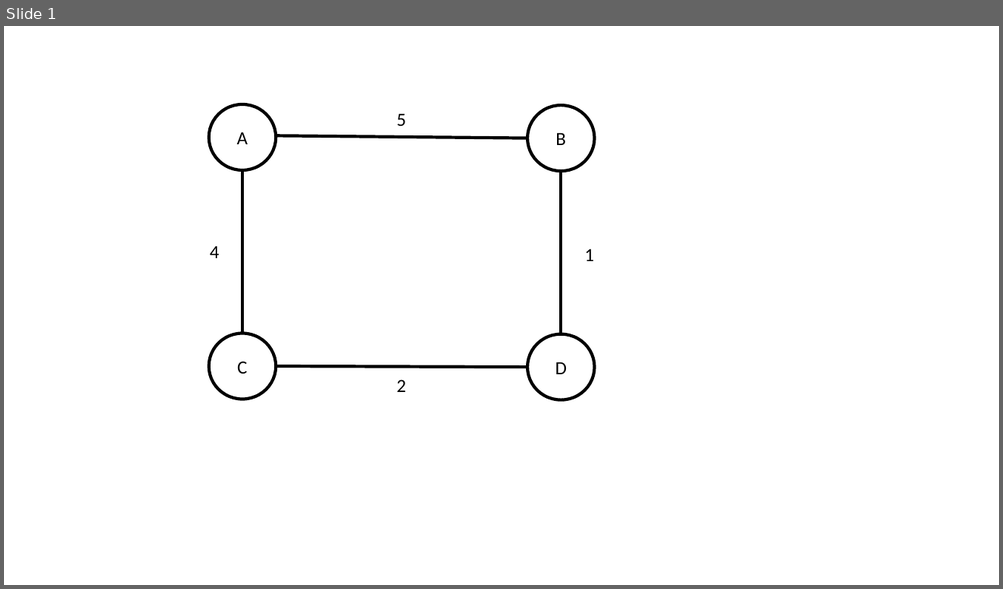
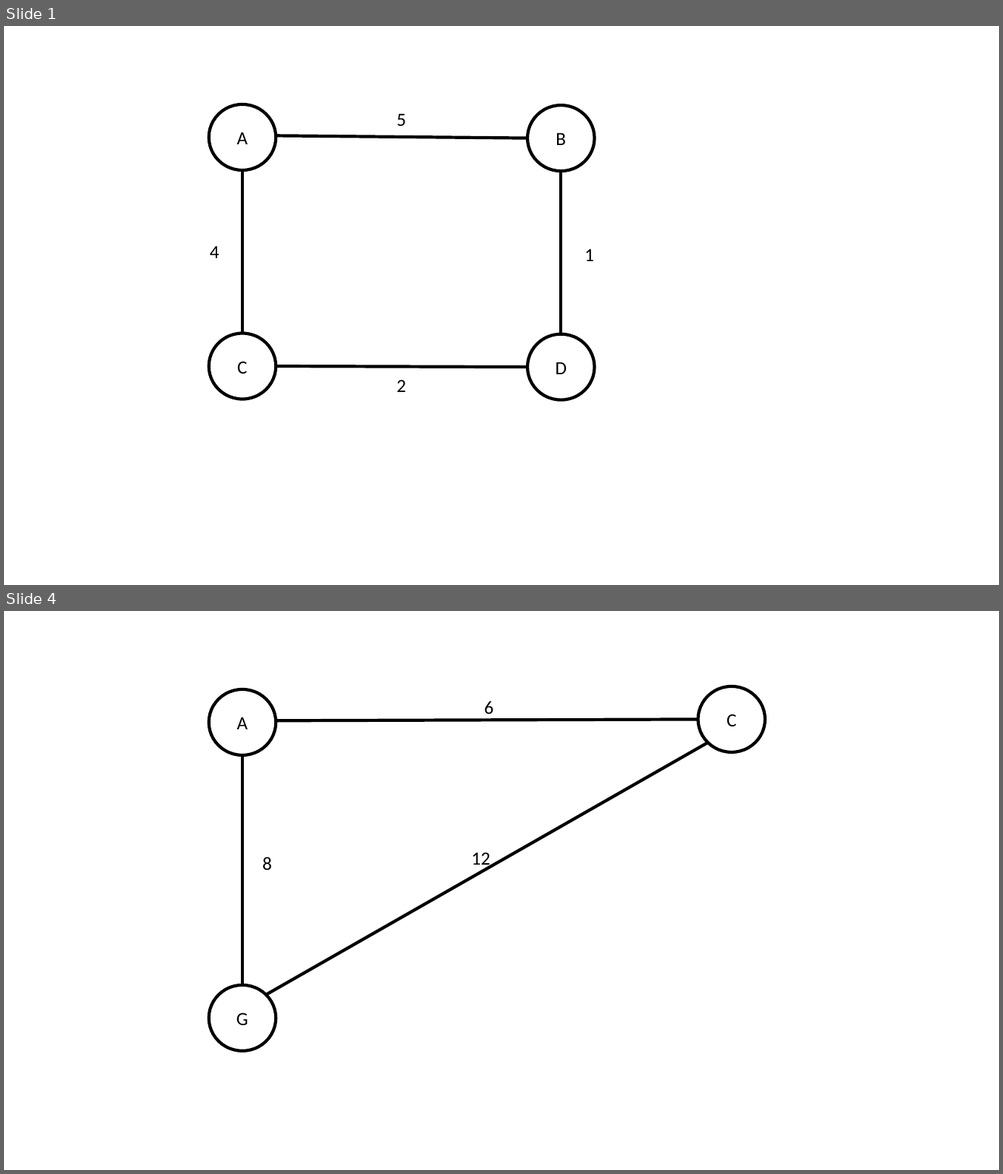
Before and after one commit to acarteas/Teaching-Algorithms, a slide deck: homework/pa3/maps.pptx. Shown one above the other, each under a label of ours: slide 1 before the commit, slides 1 and 4 after it; the slides between them are not shown. The pictures are 1003x589 and 1003x1174 pixels, drawn with LibreOffice and Linux fonts; fonts in the diff are those of the drawing. Boxes give left, top, right and bottom in pixels: in the first picture for what was removed or moved away, otherwise in the second. Text is boxed around its words. In the diff, an @@ line names an element or a change of style, - is before the commit and + after.

```diff
--- a/homework/pa3/maps.pptx
+++ b/homework/pa3/maps.pptx
@@ slide 4 added at [4, 611, 999, 1170], background #FFFFFF @@
@@ ellipse added at [208, 689, 276, 755], outline #000000 3 pt, 18 pt, text #000000 @@
+A
@@ ellipse added at [698, 686, 765, 752], outline #000000 3 pt, 18 pt, text #000000 @@
+C
@@ line added from (698, 719) to (276, 721), #000000 3 pt @@
@@ text added at [484, 701, 494, 719], 18 pt, text #000000 @@
+6
@@ line added from (266, 995) to (708, 743), #000000 3 pt @@
@@ line added from (242, 834) to (242, 755), #000000 3 pt @@
@@ line added from (242, 985) to (242, 817), #000000 3 pt @@
@@ text added at [471, 852, 490, 870], 18 pt, text #000000 @@
+12
@@ text added at [262, 857, 272, 871], 18 pt, text #000000 @@
+8
@@ ellipse added at [208, 985, 276, 1051], outline #000000 3 pt, 18 pt, text #000000 @@
+G
```
Also in this commit, not shown: 1 slide changed, 2 other slides added, 1 other file.
